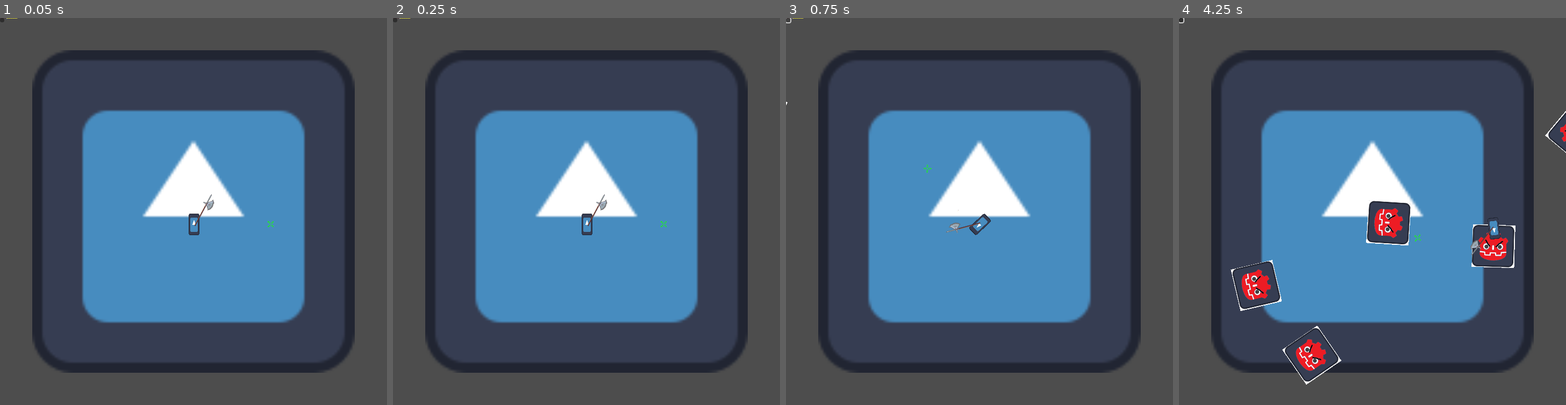
Above: before the commit, frames 1-4 (left to right).
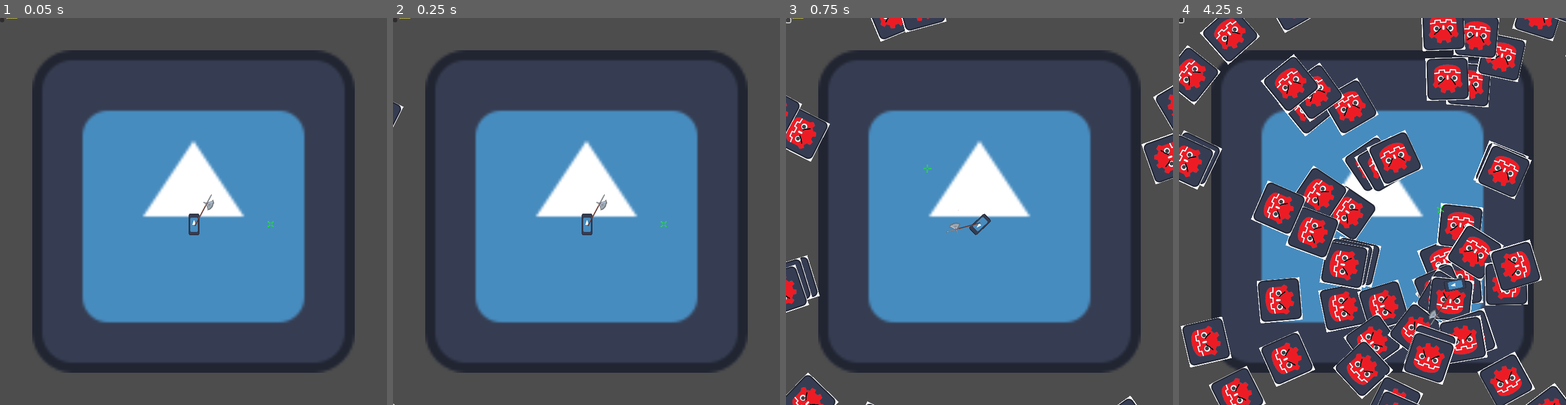
Above: after the commit, the same moments.

Repository: pkettune/halberd_arena
Game: Godot game, scene res://scenes/Main.tscn
Two runs of this game, one before a commit and one after it. Both use one fixed random seed, a clock stepped at 60 frames per second and the inputs below. The engine's default icon, where the game draws it, is replaced by a stand-in: a white triangle on a blue panel in a dark square.
Inputs (mouse positions are in pixels of both pictures, inside the frame that each line leads up to):
- Up to frame 1 (0.05 s): no input
- Up to frame 2 (0.25 s): no input
- Up to frame 3 (0.75 s): click (789, 21) at 0.5 s
- Up to frame 4 (4.25 s): move the mouse to (1457, 192) at 1.27 s; press the mouse at (1457, 192) at 1.28 s; hold D (right) 1.28-2.03 s; move the mouse to (1295, 230) at 2.02 s; release the mouse at (1295, 230) at 2.03 s; hold S (down) 2.03-2.78 s; right-click (1295, 230) at 2.1 s; move the mouse to (1411, 126) at 2.77 s; press the mouse at (1411, 126) at 2.78 s; hold D (right) 2.78-3.53 s; move the mouse to (1353, 288) at 3.52 s; release the mouse at (1353, 288) at 3.53 s; hold W (up) from 3.53 s (still down); right-click (1353, 288) at 3.6 s

Frame 1 is identical in both runs. In frame 2, less than 0.1% of the frame differs, in the area x 0-3%, y 21-100%; in frame 3, 2.3%; in frame 4, 33%, in the area x 0-100%, y 0-100%.

Commit message:
tidying

Diff:
--- a/scenes/arena.tscn
+++ b/scenes/arena.tscn
@@ -38,7 +38,7 @@
 rotation = 1.56932
 
 [node name="SpawnTimer" type="Timer" parent="."]
-wait_time = 0.7
+wait_time = 0.052
 autostart = true
 
 [connection signal="body_exited" from="Floor" to="." method="_on_floor_body_exited"]
--- a/scripts/enemy.gd
+++ b/scripts/enemy.gd
@@ -29,13 +29,11 @@
 		await get_tree().create_timer(0.3).timeout
 		queue_free()
 
+	if _damage < 4:
+		enemy.position = lerp(player.position, enemy.position, 1.6)
+
 	$AnimatedSprite2D.scale.x = 0.18
 	$AnimatedSprite2D.scale.y = 0.18
 	await get_tree().create_timer(0.25).timeout
 	$AnimatedSprite2D.scale.x = 0.20
 	$AnimatedSprite2D.scale.y = 0.20
-
-
-
-func _on_weapon_pushback():
-	enemy.position = lerp(player.position, enemy.position, 1.6)
